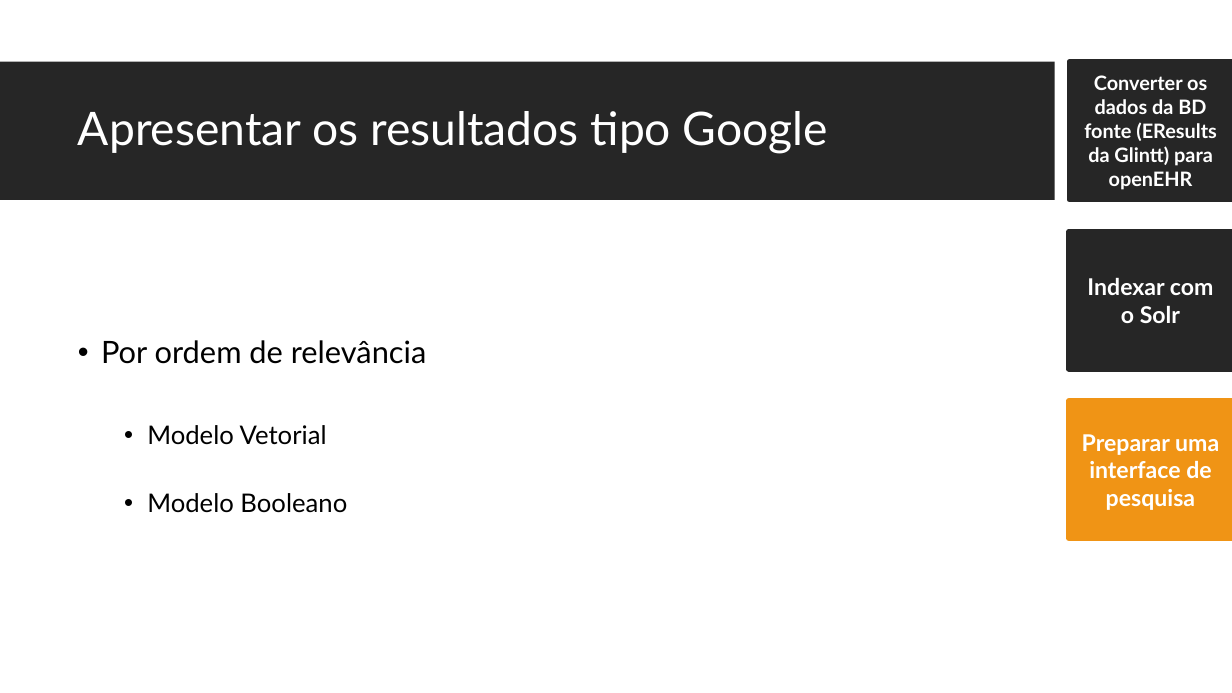
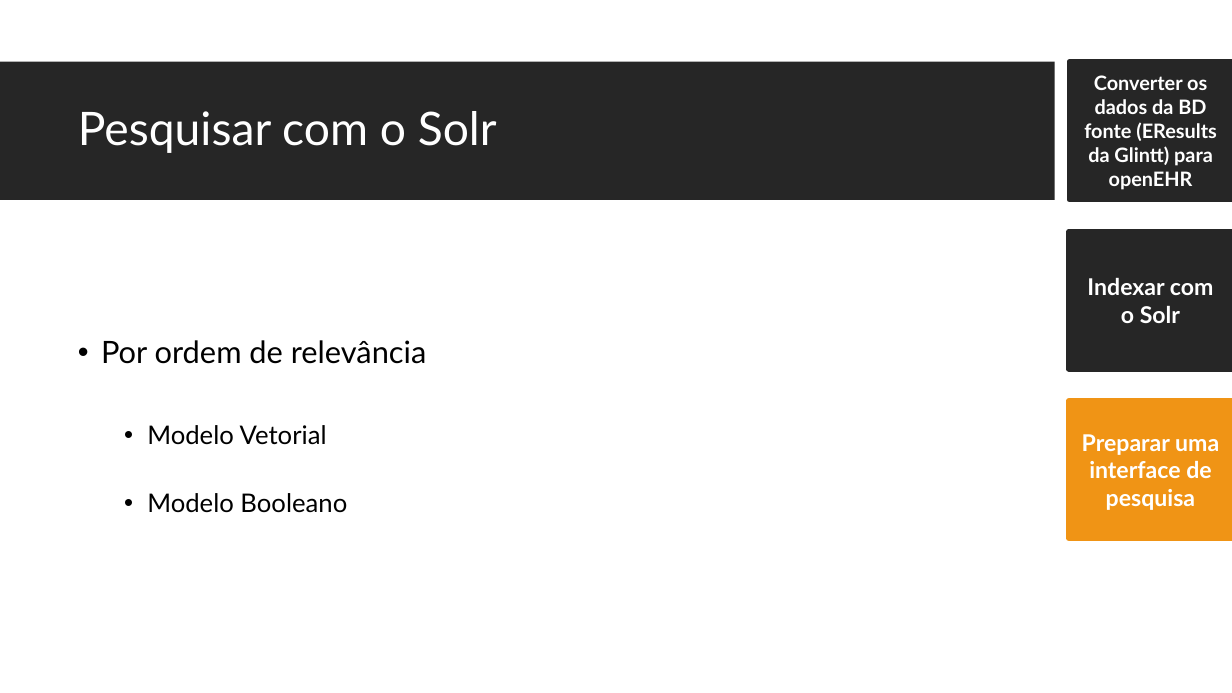
Before and after one commit to JDSBCC/Indexacao-de-Documentos-Clinicos, a slide deck: slide 15 of Dissertacao/4. Defesa da dissertação.pptx. Drawn at 1232x693 pixels with LibreOffice and Linux fonts; fonts in the diff are those of the drawing; background and template pictures are left out. Boxes give left, top, right and bottom in pixels: in the first picture for what was removed or moved away, otherwise in the second. Text is boxed around its words. In the diff, an @@ line names an element or a change of style, - is before the commit and + after.

```diff
--- a/Dissertacao/4. Defesa da dissertação.pptx
+++ b/Dissertacao/4. Defesa da dissertação.pptx
@@ title at [78, 111, 497, 153]: text changed @@
-Apresentar os resultados tipo Google
+Pesquisar com o Solr
```
Also in this commit, not shown: 3 other slides changed, 27 other files.
